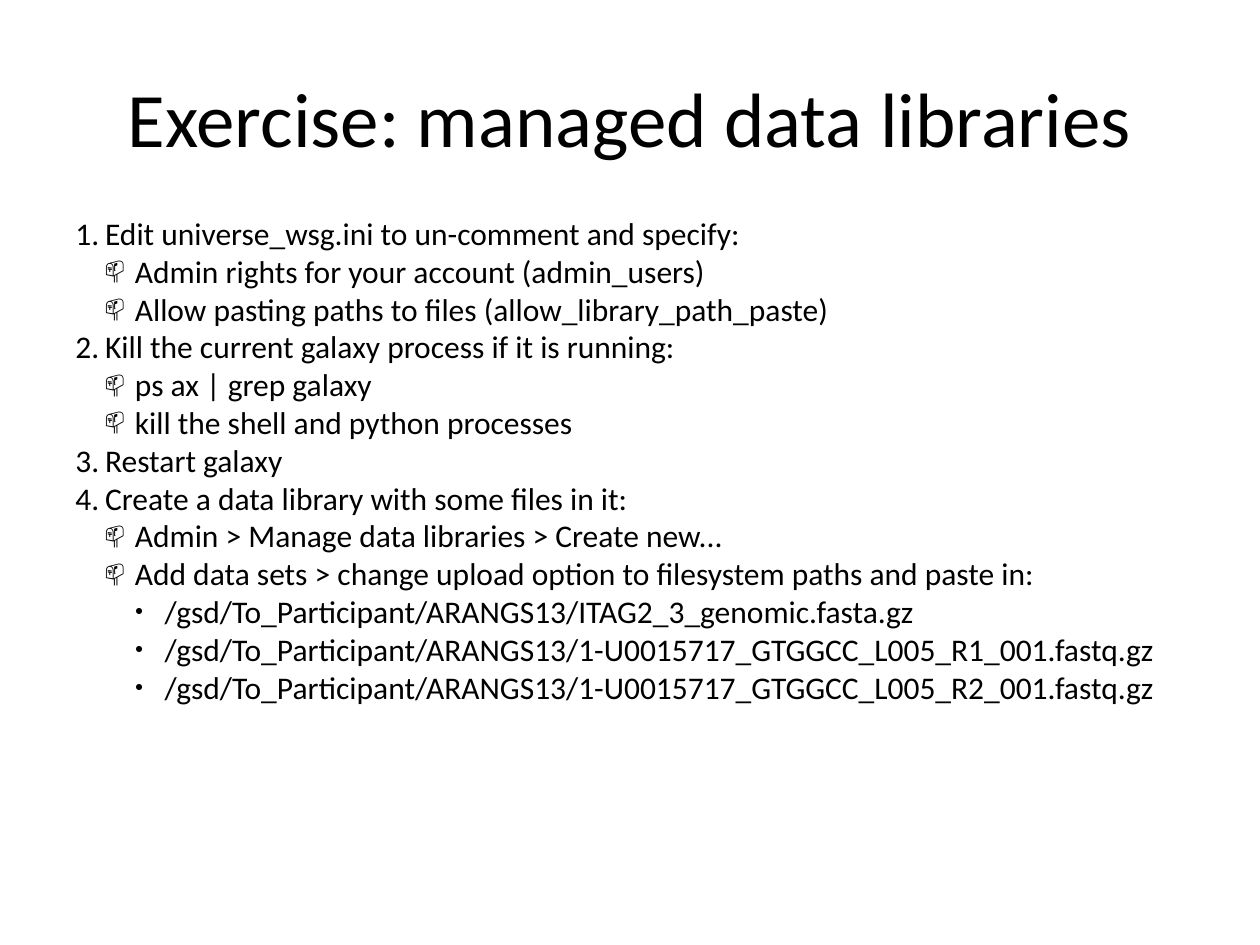
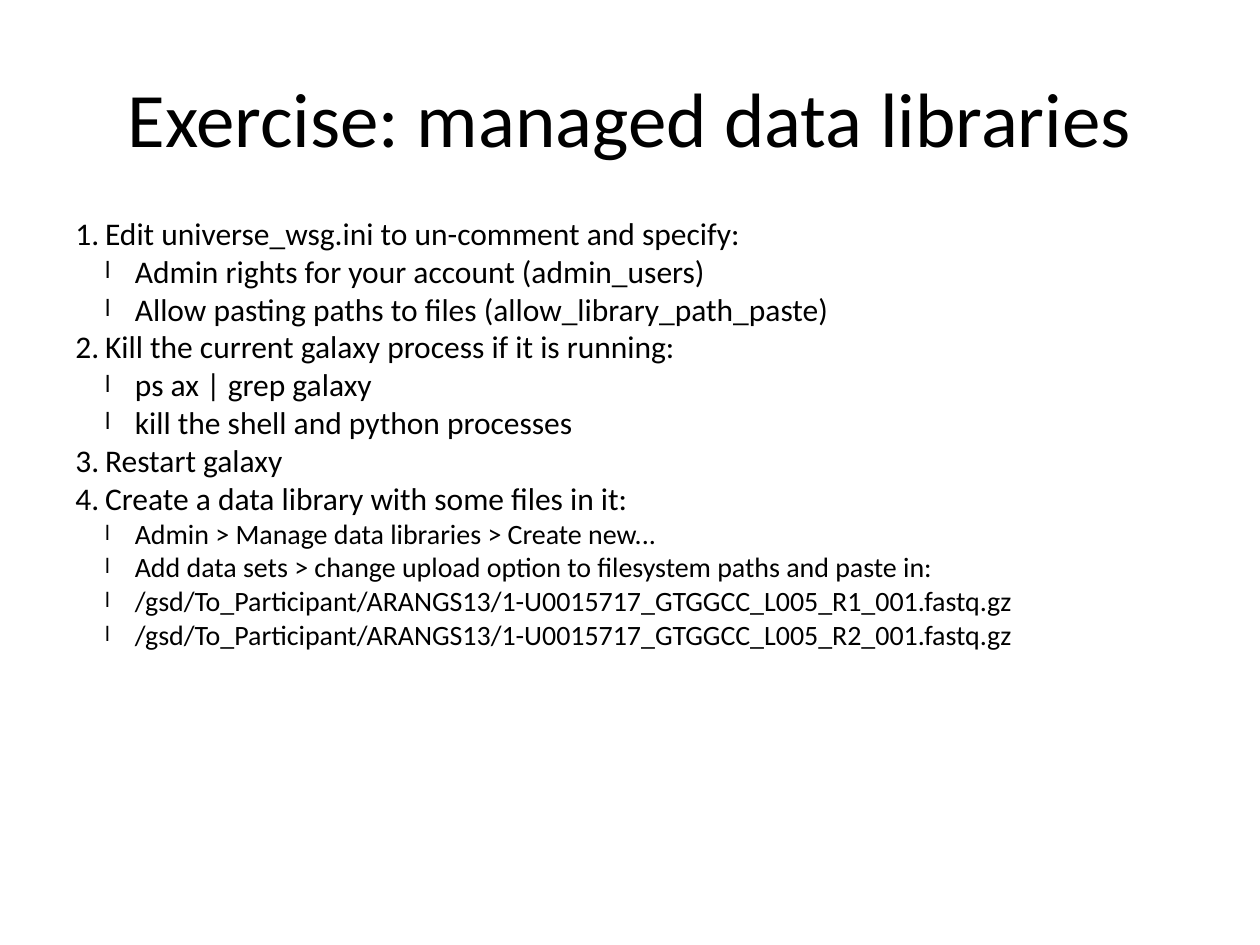
Before and after one commit to naturalis/arangs, a slide deck: slide 15 of doc/slides/day4/session2/DataSharing.pptx (slide 16 before the commit). Drawn at 1260x945 pixels with LibreOffice and Linux fonts; fonts in the diff are those of the drawing. Boxes give left, top, right and bottom in pixels: in the first picture for what was removed or moved away, otherwise in the second. Text is boxed around its words. In the diff, an @@ line names an element or a change of style, - is before the commit and + after.

```diff
--- a/doc/slides/day4/session2/DataSharing.pptx
+++ b/doc/slides/day4/session2/DataSharing.pptx
@@ text at (135, 260, 1011, 650): size 18 to 16 pt in "Admin > Manage data libraries > Create ...", "Add data sets > change upload option ...", "/gsd/To_Participant/ARANGS13/1-U0015717_GTGGCC_L005_R1_001.f ...", "/gsd/To_Participant/ARANGS13/1-U0015717_GTGGCC_L005_R2_001.f ..."; bullet 📫 to l; bullet ● to l; list level 3 to 2 in "/gsd/To_Participant/ARANGS13/1-U0015717_GTGGCC_L005_R1_001.f ..."; list level 3 to 2 in "/gsd/To_Participant/ARANGS13/1-U0015717_GTGGCC_L005_R2_001.f ..." @@
@@ text at (165, 601, 914, 629): paragraph removed @@
-    ● /gsd/To_Participant/ARANGS13/ITAG2_3_genomic.fasta.gz
```
Also in this commit, not shown: 3 other slides changed, 1 slide removed, 1 other file.
